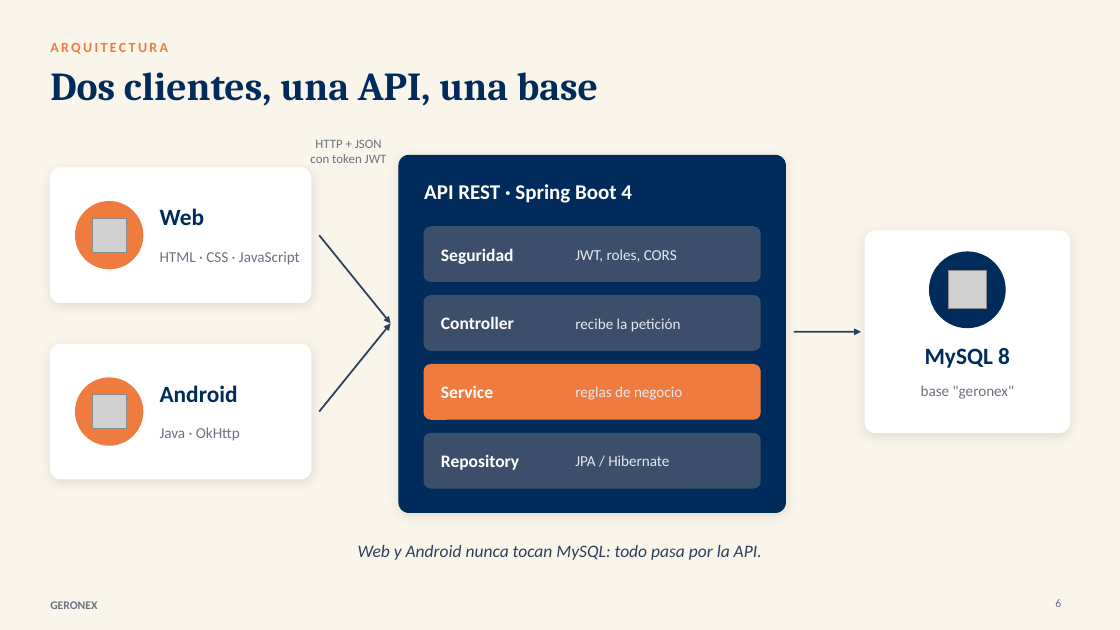
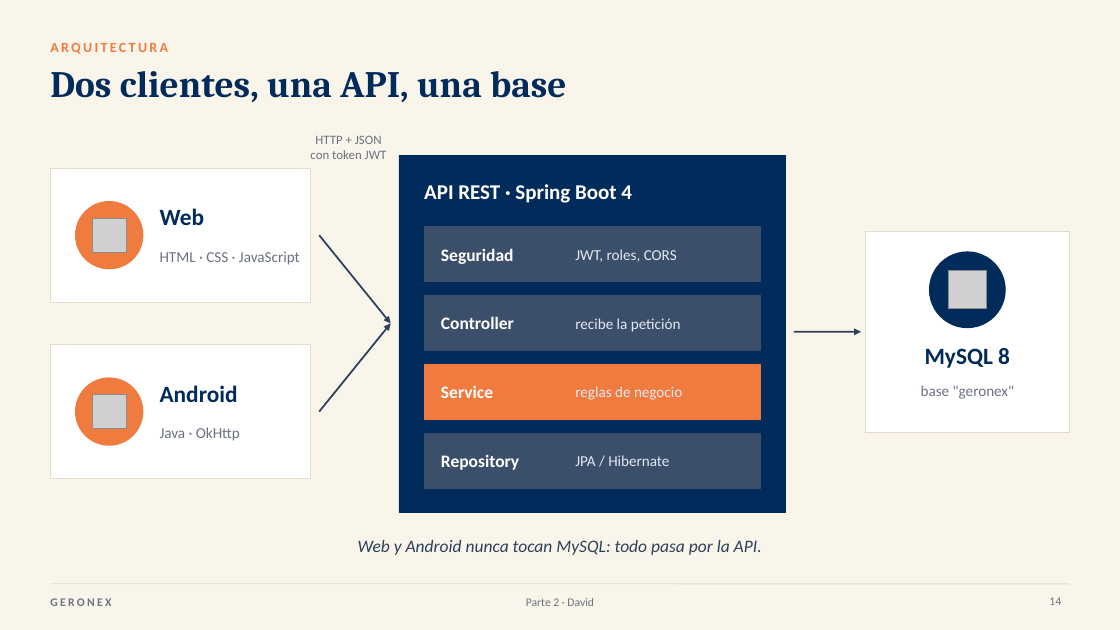
Before and after one commit to DavidVerguita/GERONEX_Equipo5, a slide deck: slide 14 of docs/Presentacion_GERONEX_Final.pptx (slide 6 before the commit). Drawn at 1120x630 pixels with LibreOffice and Linux fonts; fonts in the diff are those of the drawing; grey boxes stand for pictures. Boxes give left, top, right and bottom in pixels: in the first picture for what was removed or moved away, otherwise in the second. Text is boxed around its words. In the diff, an @@ line names an element or a change of style, - is before the commit and + after.

```diff
--- a/docs/Presentacion_GERONEX_Final.pptx
+++ b/docs/Presentacion_GERONEX_Final.pptx
@@ title "Dos clientes, una API, una ..." at [50, 71, 567, 102]: size 34 to 32 pt @@
@@ text "HTTP + JSON": place and size @@
-text "HTTP + JSON" at [310, 140, 387, 163]
+text "HTTP + JSON" at [310, 136, 387, 159]
@@ rounded rectangle removed at [50, 168, 311, 302] @@
@@ rectangle added at [50, 168, 311, 302], fill #FFFFFF, outline #E3DCCB 0.75 pt @@
@@ rounded rectangle removed at [399, 155, 786, 513] @@
@@ rectangle added at [399, 155, 786, 513], fill #002B5B, outline #002B5B 0.75 pt @@
@@ rounded rectangle removed at [865, 231, 1070, 433] @@
@@ rectangle added at [865, 231, 1070, 433], fill #FFFFFF, outline #E3DCCB 0.75 pt @@
@@ rounded rectangle removed at [50, 344, 311, 479] @@
@@ rectangle added at [50, 344, 311, 479], fill #FFFFFF, outline #E3DCCB 0.75 pt @@
@@ rounded rectangle to rectangle in 4 elements at [424, 227, 760, 281], [424, 296, 760, 350], [424, 365, 760, 419], [424, 434, 760, 488] @@
@@ text "Web y Android nunca tocan ...": place and size @@
-text "Web y Android nunca tocan ..." at [358, 545, 762, 560]
+text "Web y Android nunca tocan ..." at [358, 540, 762, 555]
@@ text "GERONEX" at [50, 598, 111, 606]: letter spacing 0 to 2 pt @@
@@ line added from (50, 584) to (1070, 584), #E3DCCB 0.75 pt @@
@@ text added at [526, 598, 594, 606], 10 pt, text #6B7280 @@
+Parte 2 · David
@@ page number added at [1049, 597, 1061, 605], 10 pt, text #6B7280 @@
+14
@@ page number removed at [1055, 599, 1061, 607] @@
-6
```
Also in this commit, not shown: 16 other slides changed, 9 slides added, 1 slide removed, 39 other files.
